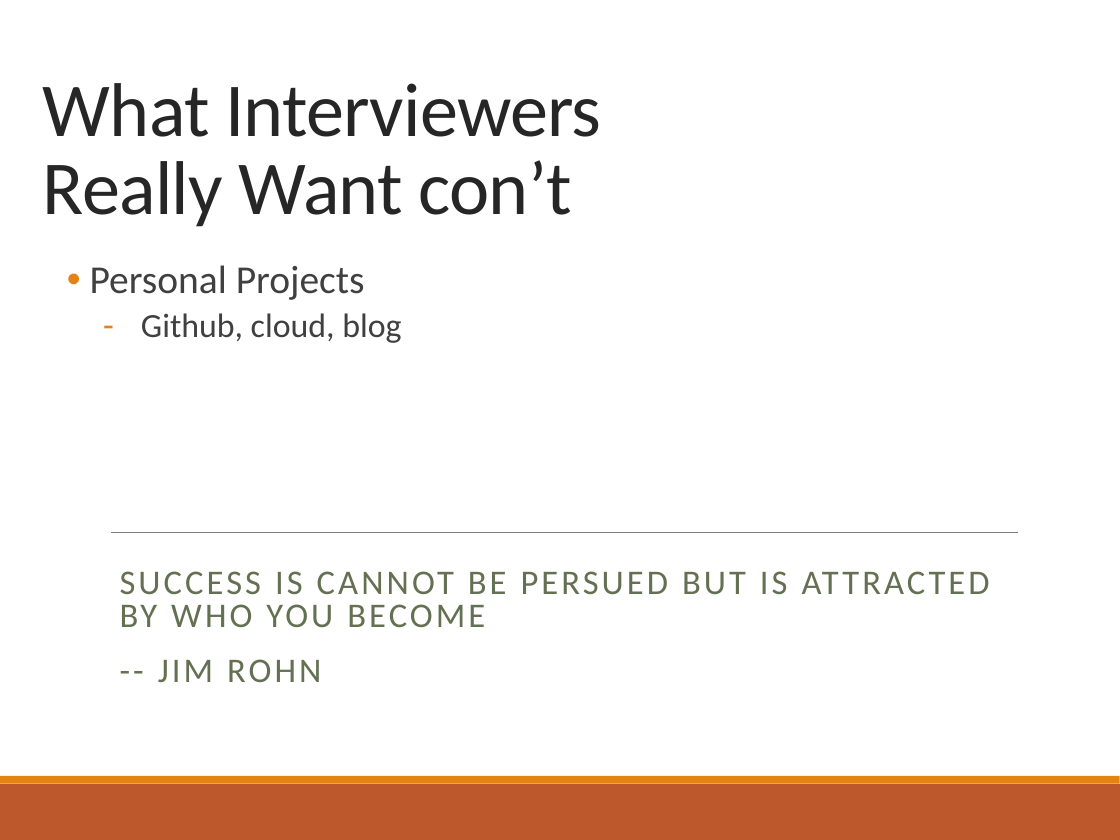
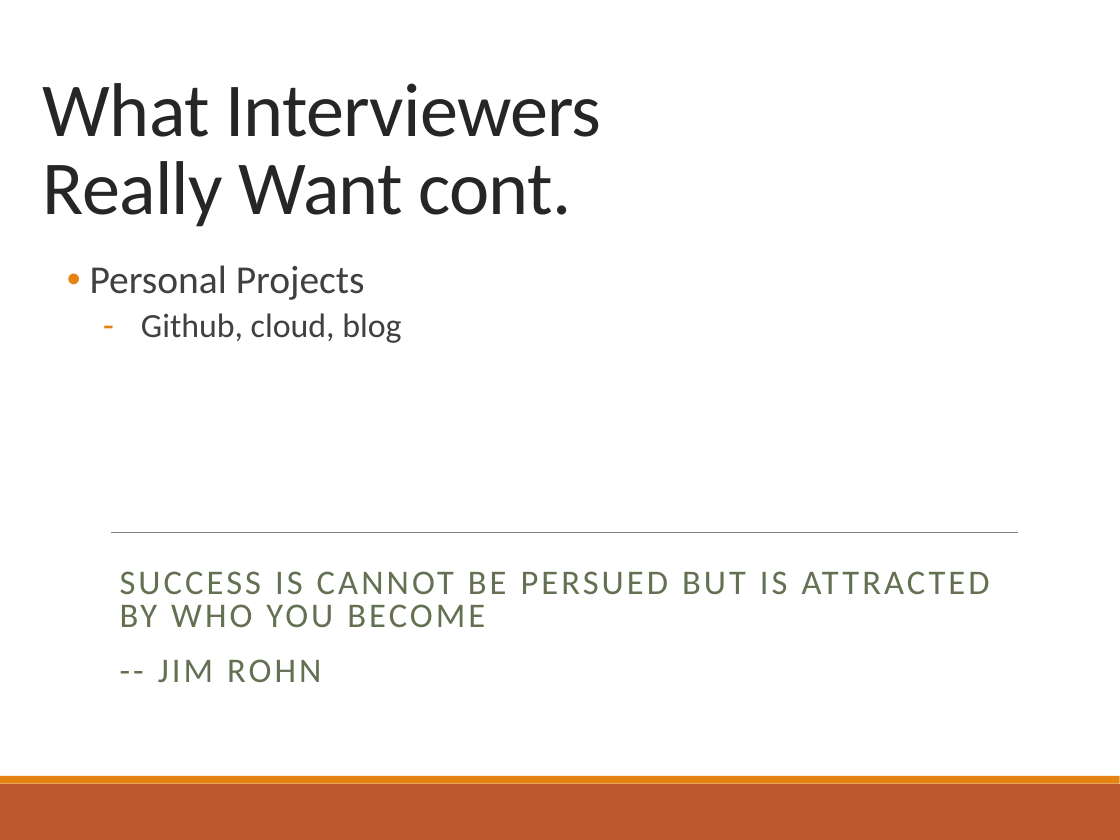
Before and after one commit to aaron678/coding-interview, a slide deck: slide 12 of presentationSlides3.pptx (slide 11 before the commit). Drawn at 1120x840 pixels with LibreOffice and Linux fonts; fonts in the diff are those of the drawing. Boxes give left, top, right and bottom in pixels: in the first picture for what was removed or moved away, otherwise in the second. Text is boxed around its words. In the diff, an @@ line names an element or a change of style, - is before the commit and + after.

```diff
--- a/presentationSlides3.pptx
+++ b/presentationSlides3.pptx
@@ title at <box>43,83,601,227</box>: text changed @@
-What Interviewers
-Really Want con’t
+What Interviewers
+Really Want cont.
```
Also in this commit, not shown: 5 other slides changed, 1 slide added.
